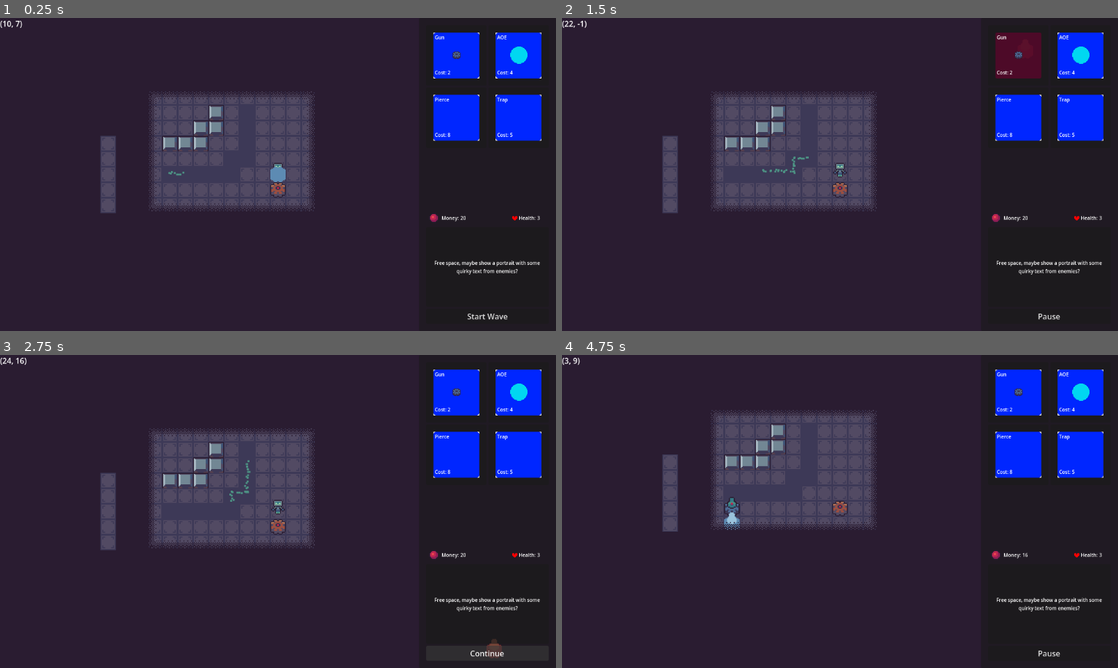
Above: before the commit, frames 1-4 (two rows, left to right).
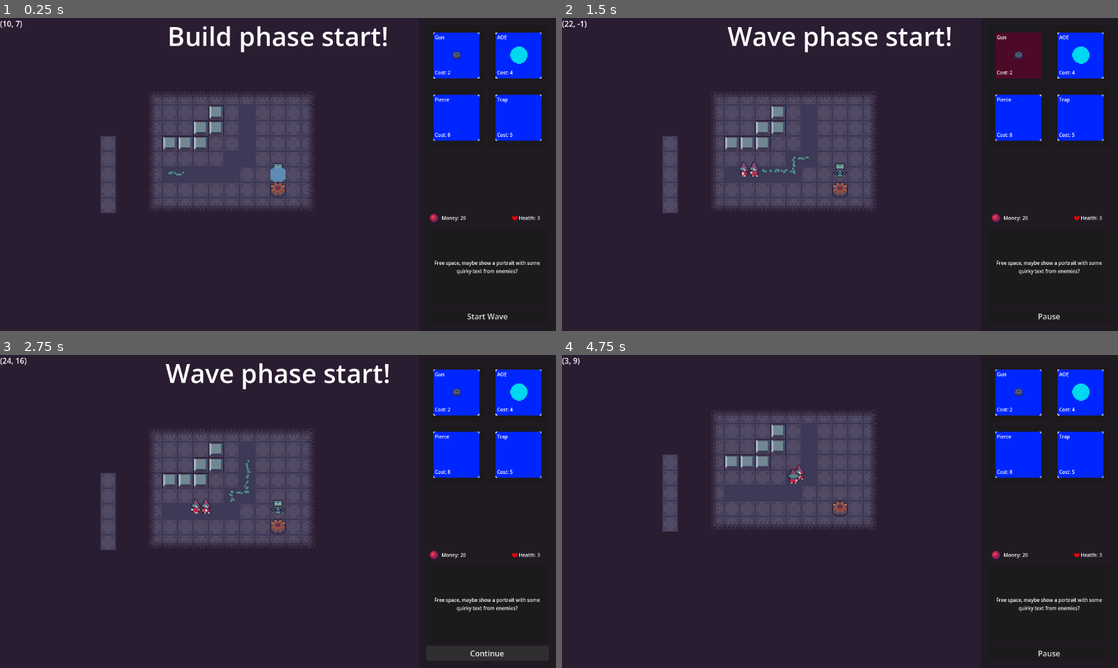
Above: after the commit, the same moments.

Repository: aughckt/spin-to-win
Game: Godot game, scene res://structure/meta/level_manager.tscn
Same seed, same stepped clock (60 frames per second), same inputs: the game is played once before the commit and once after it. The engine's default icon, where the game draws it, is replaced by a stand-in: a white triangle on a blue panel in a dark square.
Inputs (mouse positions are in pixels of both pictures, inside the frame that each line leads up to):
- Up to frame 1 (0.25 s): no input
- Up to frame 2 (1.5 s): click "Start Wave" at 0.5 s; click (1017, 55) at 1.27 s
- Up to frame 3 (2.75 s): click "Pause" at 2 s
- Up to frame 4 (4.75 s): click "Continue" at 2.75 s; move the mouse to (962, 495) at 3.52 s; hold D (right) 3.53-4.28 s; hold E (interact) 3.53-4.28 s; click (962, 495) at 3.67 s; move the mouse to (728, 527) at 4.27 s; hold S (down) from 4.28 s (still down); tap E (interact) at 4.35 s; click (728, 527) at 4.42 s

The runs differ from the first frame. In frame 1, 1.0% of the frame differs, in the area x 30-70%, y 2-12%; in frame 2, 1.1%; in frame 3, 1.2%, in the area x 29-91%, y 2-97%; in frame 4, 0.3%.
Error before the commit: Parse Error: Could not parse global class "Trooper" from "res://troopers/trooper.gd". (res://towers/gun_tower/bullet.gd:38)

Commit message:
fixed merge

Diff:
--- a/environment/environment.gd
+++ b/environment/environment.gd
@@ -18,9 +18,9 @@
 @export var hud: Hud
 @export var build_visual: BuildVisual
 
-@export var gear_turn_sound: Sound
-@export var place_sound: Sound
-@export var remove_sound: Sound
+@export var remove_gear_sound: Sound
+@export var gear_place_sound: Sound
+@export var ori_gear_sound: Sound
 
 var tower_data: TowerData = null
 
@@ -219,7 +219,7 @@
 		var build_perms := get_perms(tile)
 		visual.reparent.call_deferred(underground_gears if build_perms == BuildPerms.Gears else gears)
 		tile_to_visual[tile] = visual
-		SoundBus.play_sound(place_sound)
+		SoundBus.play_sound(gear_place_sound)
 
 		match neighbour_sets.size():
 			0:
@@ -277,7 +277,7 @@
 		return
 	tile_to_visual[tile].remove()
 	tile_to_visual.erase(tile)
-	SoundBus.play_sound(remove_sound)
+	SoundBus.play_sound(remove_gear_sound)
 
 	if old_set.gears.size() == 1:
 		#refund budget
@@ -396,14 +396,14 @@
 	ori_gear_state[tile] = true
 
 	tile_to_visual[tile].unfreeze()
-	SoundBus.play_sound(gear_turn_sound)
+	SoundBus.play_sound(ori_gear_sound)
 
 
 func set_ori_off(tile: Vector2i) -> void:
 	assert(ori_gear_state.has(tile))
 	ori_gear_state[tile] = false
 	tile_to_visual[tile].freeze()
-	SoundBus.stop_sound(gear_turn_sound)
+	SoundBus.stop_sound(ori_gear_sound)
 
 
 func toggle_ori(tile: Vector2i) -> void:
@@ -472,7 +472,7 @@
 	tower.global_position = gearmap.to_global(gearmap.map_to_local(tile))
 	tower.data = tower_data
 	towers.add_child(tower) #after setting the position so that the ready logic for the trap works correctly
-	SoundBus.play_sound(place_sound)
+	SoundBus.play_sound(gear_place_sound)
 
 	if tower is GunTower:
 		(tower as GunTower).set_gun_rotation(tower_rotation)
@@ -482,7 +482,7 @@
 
 func remove_tower(tile: Vector2i) -> void:
 	var tower: GenericTower = tile_to_tower.get(tile)
-	SoundBus.play_sound(remove_sound)
+	SoundBus.play_sound(remove_gear_sound)
 	if tile == null:
 		return
 
--- a/environment/environment.tscn
+++ b/environment/environment.tscn
@@ -16,22 +16,20 @@
 [ext_resource type="Resource" uid="uid://d1jl6epjci7s5" path="res://towers/tower_data/trap_tower.tres" id="10_h6u84"]
 [ext_resource type="PackedScene" uid="uid://df7g5g3wu15n1" path="res://player/player.tscn" id="10_te1ty"]
 
-[sub_resource type="Resource" id="Resource_g6k8r"]
+[sub_resource type="Resource" id="Resource_a0onh"]
 script = ExtResource("2_gewoo")
-stream = ExtResource("3_ypa7m")
-volume_linear = 0.5
+stream = ExtResource("3_nsn85")
+pitch_scale = 0.5
 metadata/_custom_type_script = "uid://ce8myo2y6rl0p"
 
-[sub_resource type="Resource" id="Resource_gewoo"]
+[sub_resource type="Resource" id="Resource_ypa7m"]
 script = ExtResource("2_gewoo")
 stream = ExtResource("3_nsn85")
 metadata/_custom_type_script = "uid://ce8myo2y6rl0p"
 
-[sub_resource type="Resource" id="Resource_nsn85"]
+[sub_resource type="Resource" id="Resource_gewoo"]
 script = ExtResource("2_gewoo")
-stream = ExtResource("3_nsn85")
-volume_linear = 0.5
-pitch_scale = 0.5
+stream = ExtResource("3_ypa7m")
 metadata/_custom_type_script = "uid://ce8myo2y6rl0p"
 
 [sub_resource type="TileSetAtlasSource" id="TileSetAtlasSource_nmo3v"]
@@ -224,9 +222,9 @@
 coords_label = NodePath("DebugHUD/CoordsLabel")
 hud = NodePath("HUD/HUD")
 build_visual = NodePath("BuildVisual")
-gear_turn_sound = SubResource("Resource_g6k8r")
-place_sound = SubResource("Resource_gewoo")
-remove_sound = SubResource("Resource_nsn85")
+remove_gear_sound = SubResource("Resource_a0onh")
+gear_place_sound = SubResource("Resource_ypa7m")
+ori_gear_sound = SubResource("Resource_gewoo")
 hud_layer = NodePath("HUD")
 
 [node name="UndergroundGears" type="Node2D" parent="." unique_id=146573048]
--- a/structure/levels/level_gunturn.tscn
+++ b/structure/levels/level_gunturn.tscn
@@ -21,19 +21,24 @@
 [node name="SpawnPoint1" parent="SpawnPointContainer" parent_id_path=PackedInt32Array(1156764314) index="0" unique_id=1971849226]
 position = Vector2(224, 480)
 
-[node name="Terrain" parent="Environment" parent_id_path=PackedInt32Array(123182581) index="1" unique_id=1643969889]
+[node name="Environment" parent="." index="1" unique_id=123182581]
+gear_turn_sound = null
+place_sound = null
+remove_sound = null
+
+[node name="Terrain" parent="Environment" index="1" unique_id=1643969889]
 tile_map_data = PackedByteArray("AAAAAAAAAAAHAAAAAAAAAAEAAAAHAAAAAAAAAAIAAAAHAAAAAAAAAAMAAAAHAAAAAAAAAAQAAAAHAAAAAAAAAA …(3936 unchanged characters)…
 
-[node name="FadeTiles" parent="Environment" parent_id_path=PackedInt32Array(123182581) index="2" unique_id=817108041]
+[node name="FadeTiles" parent="Environment" index="2" unique_id=817108041]
 tile_map_data = PackedByteArray("AAADAAIAAAADAAAAAAAEAAIAAAADAAAAAAAFAAIAAAADAAAAAAAGAAIAAAADAAAAAAAHAAIAAAADAAAAAAAIAA …(464 unchanged characters)…
 
-[node name="GearMap" parent="Environment" parent_id_path=PackedInt32Array(123182581) index="3" unique_id=916456414]
+[node name="GearMap" parent="Environment" index="3" unique_id=916456414]
 tile_map_data = PackedByteArray("AAAKAAgAAAABAAAAAAA=")
 
-[node name="ArrowTiles" parent="Environment" parent_id_path=PackedInt32Array(123182581) index="8" unique_id=108710037]
+[node name="ArrowTiles" parent="Environment" index="8" unique_id=108710037]
 tile_map_data = PackedByteArray("AAAIAAUAAAABAAEAAAADAAcAAAAAAAAAAAAEAAcAAAAAAAAAAAAFAAcAAAAAAAAAAAAGAAcAAAAAAAAAAAAHAAcAAAABAAEAAAAIAAYAAAABAAEAAAAIAAQAAAABAAEAAAAIAAMAAAACAAAAAAAHAAYAAAAAAAAAAAA=")
 
-[node name="Player" parent="Environment" parent_id_path=PackedInt32Array(123182581) index="12" unique_id=1382910038]
+[node name="Player" parent="Environment" index="12" unique_id=1382910038]
 position = Vector2(672, 480)
 
 [editable path="Environment"]
--- a/troopers/trooper.gd
+++ b/troopers/trooper.gd
@@ -105,7 +105,7 @@
 	if hp <= 0:
 		Env.INST.spawn_money(cost(), get_screen_transform().origin)
 		remove()
-    SoundBus.play_sound(death_sound)
+		SoundBus.play_sound(death_sound)
 	else:
 		update_shader()
 
